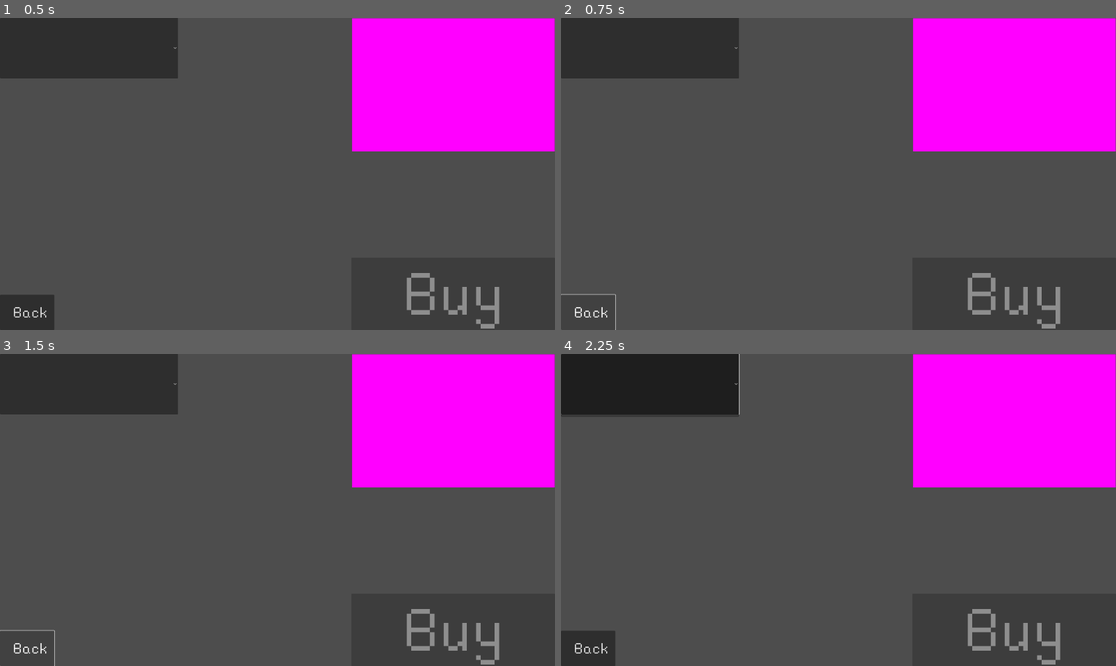
Above: before the commit, frames 1-4 (two rows, left to right).
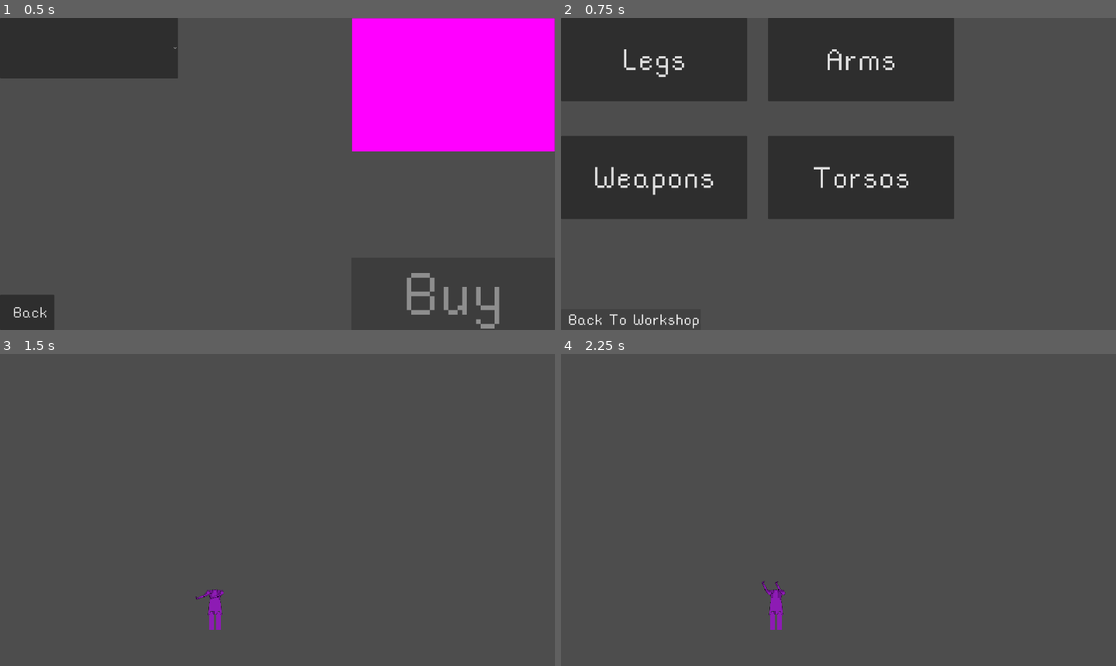
Above: after the commit, the same moments.

Repository: flowerFawn/Robot_game
Game: Godot game, scene res://menus/shop_menu.tscn
Same seed, same stepped clock (60 frames per second), same inputs: the game is played once before the commit and once after it. This scene is started directly instead of the project's main scene.
Inputs (mouse positions are in pixels of both pictures, inside the frame that each line leads up to):
- Up to frame 1 (0.5 s): no input
- Up to frame 2 (0.75 s): click "Back" at 0.5 s
- Up to frame 3 (1.5 s): click "Back" (after the commit: "Back To Workshop") at 1.25 s
- Up to frame 4 (2.25 s): click (649, 385) at 2.02 s

Frame 1 is identical in both runs. In frame 2, 44% of the frame differs, in the area x 0-100%, y 0-100%; in frame 3, 23%; in frame 4, 24%.
Error in both runs: Attempt to call function 'get_files' in base 'null instance' on a null instance. (res://scripts/shop_dropdown.gd:14)

Commit message:
fixed another invalid scene reference

Diff:
--- a/menus/shop_menu.tscn
+++ b/menus/shop_menu.tscn
@@ -29,7 +29,7 @@
 theme_override_font_sizes/font_size = 64
 text = " Back"
 script = ExtResource("3_453bt")
-link_to = "res://shop_selector_menu.tscn"
+link_to = "res://menus/shop_selector_menu.tscn"
 
 [node name="LimbSprite" type="Sprite2D" parent="."]
 position = Vector2(1568, 231)
